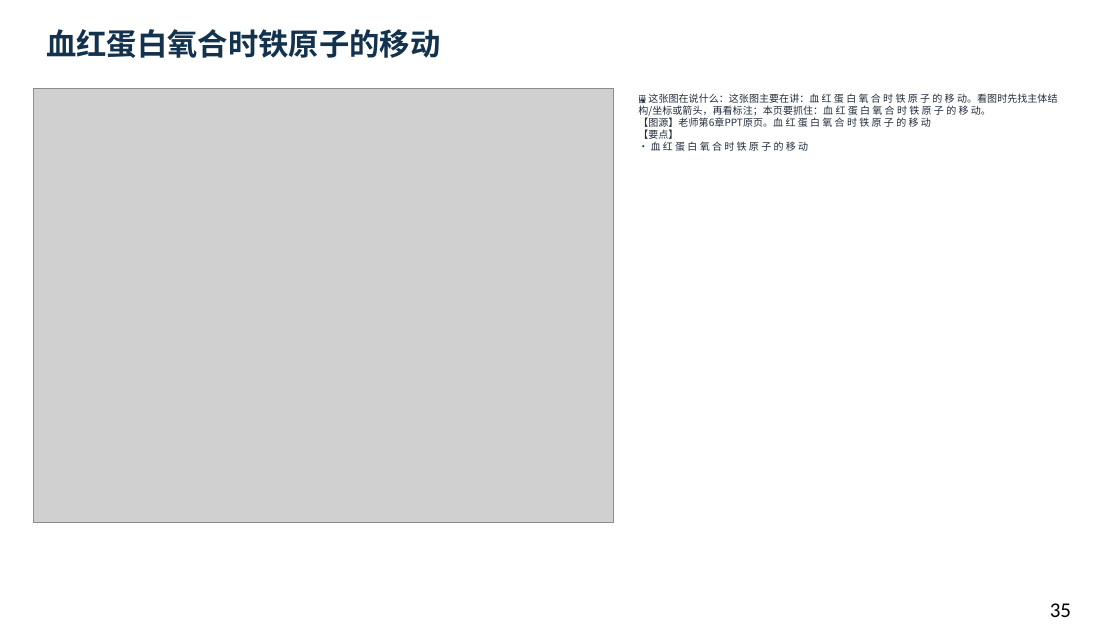
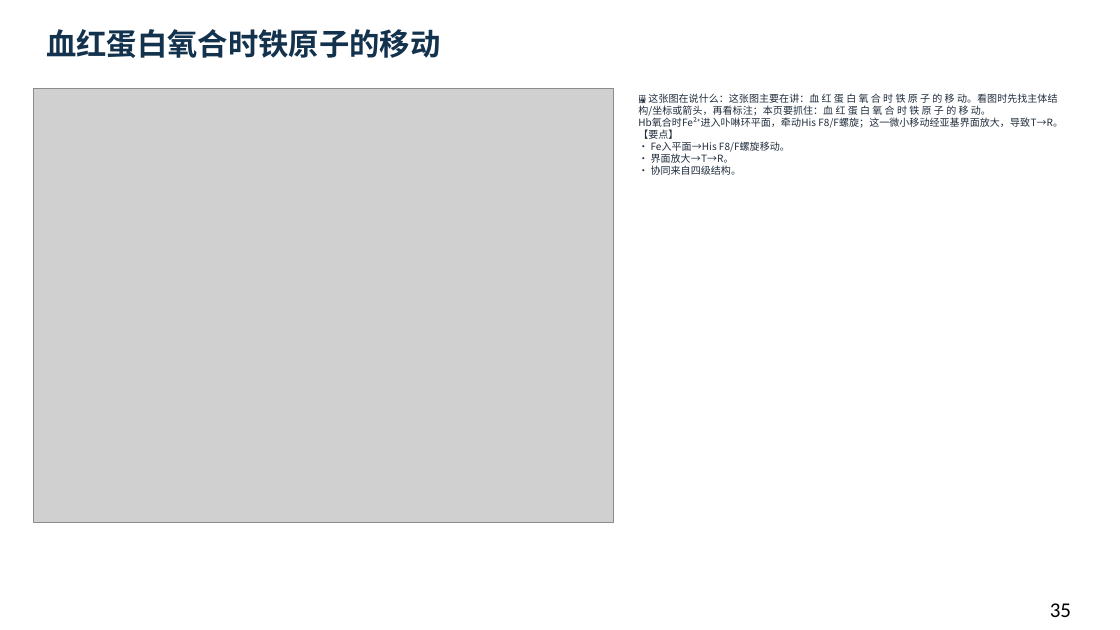
Before and after one commit to newkan-li/Biochemistry, a slide deck: slide 35 of downloads/bc04-ai-style.pptx. Drawn at 1120x630 pixels with LibreOffice and Linux fonts; fonts in the diff are those of the drawing; grey boxes stand for pictures. Boxes give left, top, right and bottom in pixels: in the first picture for what was removed or moved away, otherwise in the second. Text is boxed around its words. In the diff, an @@ line names an element or a change of style, - is before the commit and + after.

```diff
--- a/downloads/bc04-ai-style.pptx
+++ b/downloads/bc04-ai-style.pptx
@@ text at (638,93,1063,175): text changed @@
-🖼 这张图在说什么：这张图主要在讲：血 红 蛋 白 氧 合 时 铁 原 子 的 移 动。看图时先找主体结构/坐标或箭头，再看标注；本页要抓住：血 红 蛋 白 氧 合 时 铁 原 子 的 移 动。
-【图源】老师第6章PPT原页。血 红 蛋 白 氧 合 时 铁 原 子 的 移 动
-【要点】
-• 血 红 蛋 白 氧 合 时 铁 原 子 的 移 动
+🖼 这张图在说什么：这张图主要在讲：血 红 蛋 白 氧 合 时 铁 原 子 的 移 动。看图时先找主体结构/坐标或箭头，再看标注；本页要抓住：血 红 蛋 白 氧 合 时 铁 原 子 的 移 动。
+Hb氧合时Fe²⁺进入卟啉环平面，牵动His F8/F螺旋；这一微小移动经亚基界面放大，导致T→R。
+【要点】
+• Fe入平面→His F8/F螺旋移动。
+• 界面放大→T→R。
+• 协同来自四级结构。
```
Also in this commit, not shown: 16 other slides changed, 6 slides added, 6 other files.
